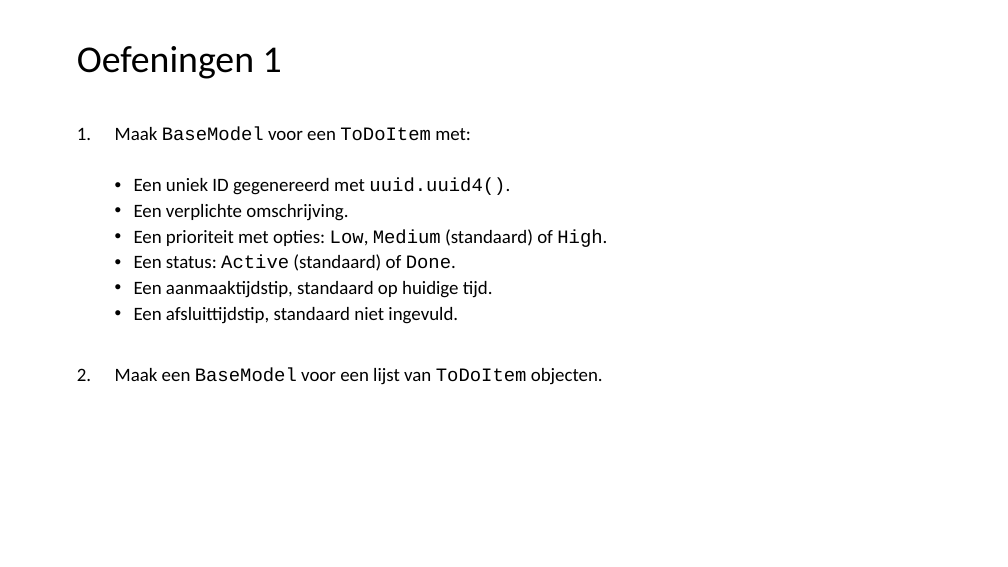
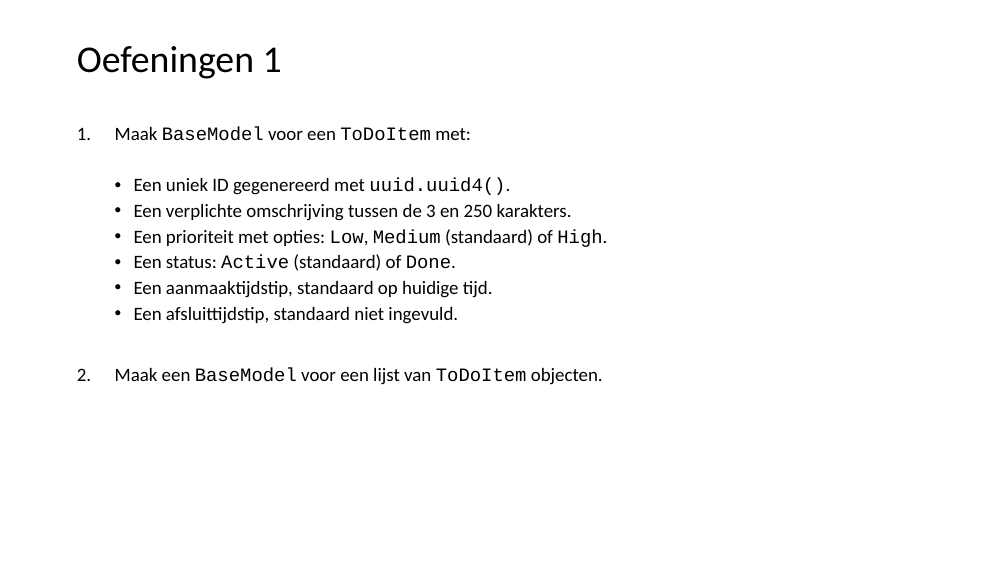
Before and after one commit to LFKoning/knowledge-sharing, a slide deck: slide 16 of python_course_4p/4_api_app/4_api_app.pptx. Drawn at 1008x567 pixels with LibreOffice and Linux fonts; fonts in the diff are those of the drawing. Boxes give left, top, right and bottom in pixels: in the first picture for what was removed or moved away, otherwise in the second. Text is boxed around its words. In the diff, an @@ line names an element or a change of style, - is before the commit and + after.

```diff
--- a/python_course_4p/4_api_app/4_api_app.pptx
+++ b/python_course_4p/4_api_app/4_api_app.pptx
@@ text at box(134, 204, 572, 221): text changed @@
-  • Een verplichte omschrijving.
+  • Een verplichte omschrijving tussen de 3 en 250 karakters.
```
Also in this commit, not shown: 4 other slides changed, 2 slides added, 8 other files.
